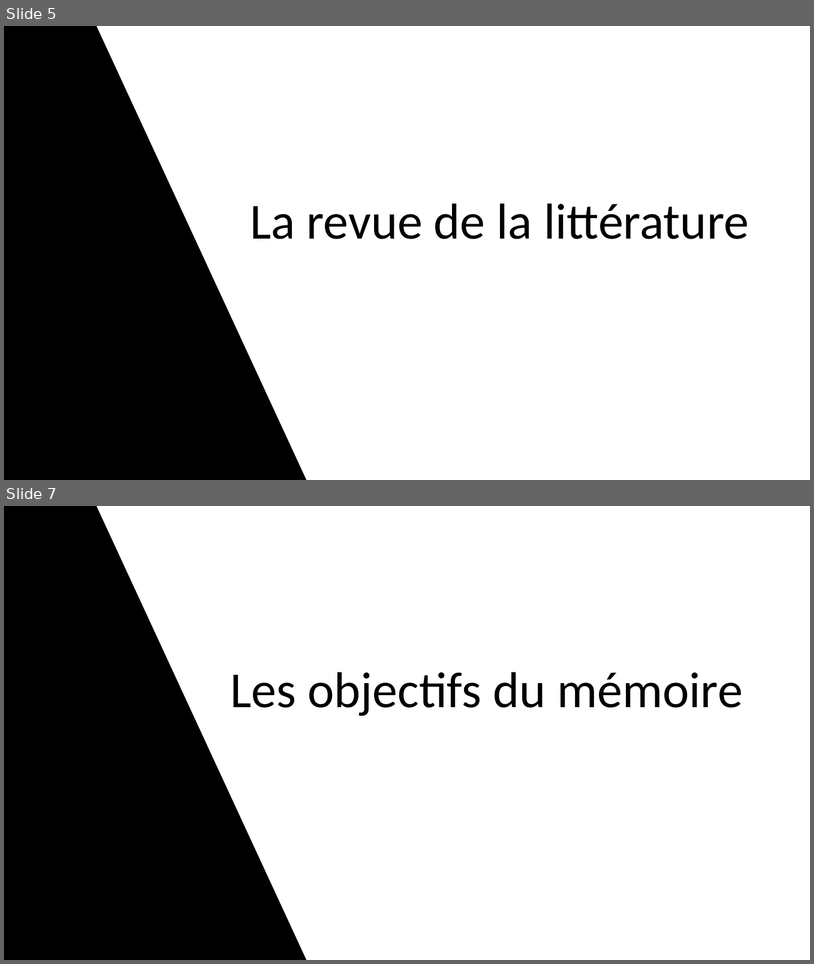
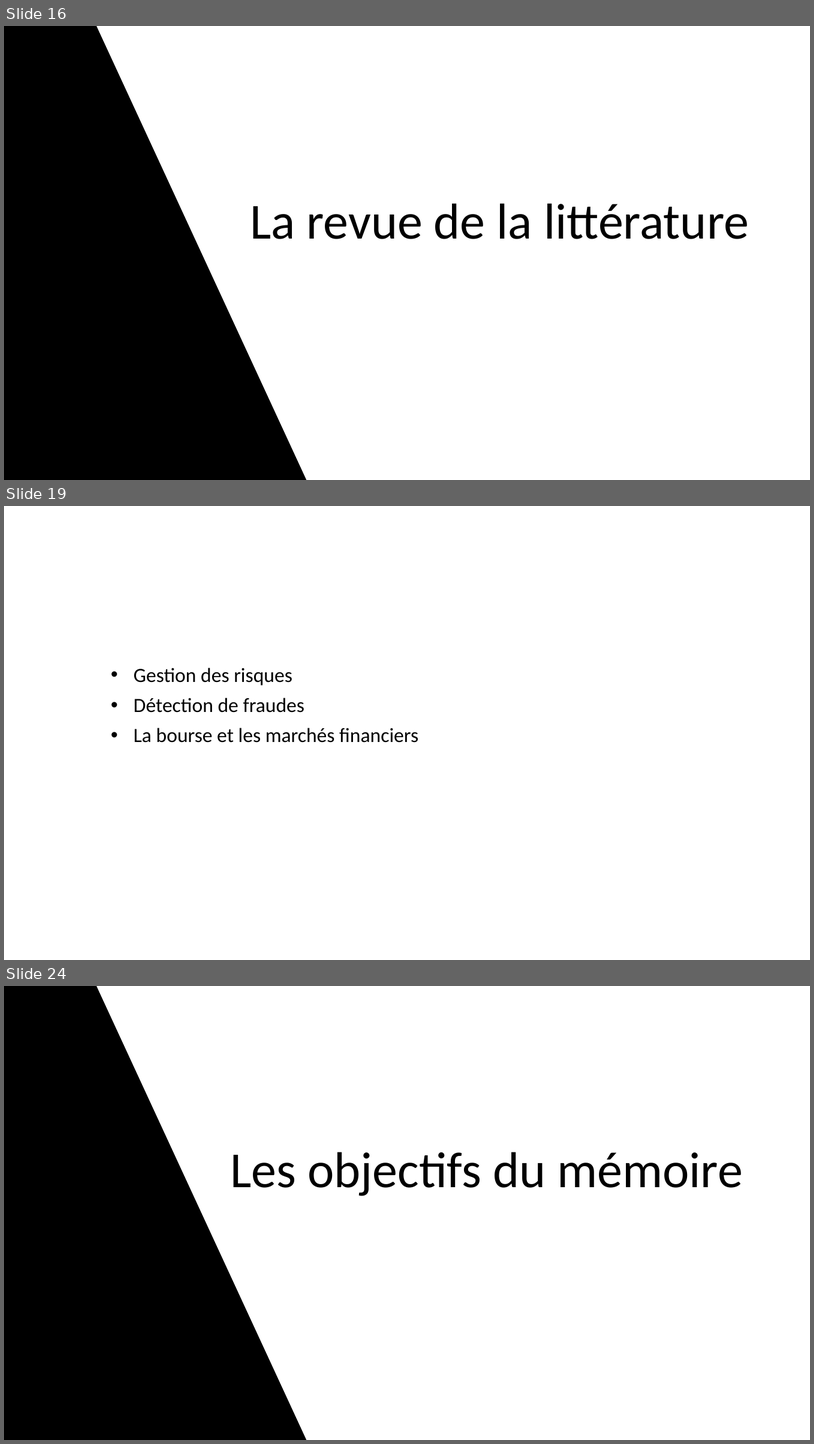
Before and after one commit to Jah-Say10/Master-Thesis-Omar-DIASSE, a slide deck: Presentation/Presentation Memoire.pptx. Shown one above the other, each under a label of ours: slides 5 and 7 before the commit, slides 16, 19 and 24 after it; the slides between them are not shown. The pictures are 814x964 and 814x1444 pixels, drawn with LibreOffice and Linux fonts; fonts in the diff are those of the drawing. Boxes give left, top, right and bottom in pixels: in the first picture for what was removed or moved away, otherwise in the second. Text is boxed around its words. In the diff, an @@ line names an element or a change of style, - is before the commit and + after.

```diff
--- a/Presentation/Presentation Memoire.pptx
+++ b/Presentation/Presentation Memoire.pptx
@@ slide 19 added at [4, 506, 810, 960], background #FFFFFF @@
@@ subtitle added at [134, 667, 419, 742], 24 pt, text #000000 @@
+• Gestion des risques
+• Détection de fraudes
+• La bourse et les marchés financiers
@@ what was slide 5 is now slide 16 @@
@@ what was slide 7 is now slide 24 @@
```
Also in this commit, not shown: 4 slides changed, 21 other slides added, 3 other files.
